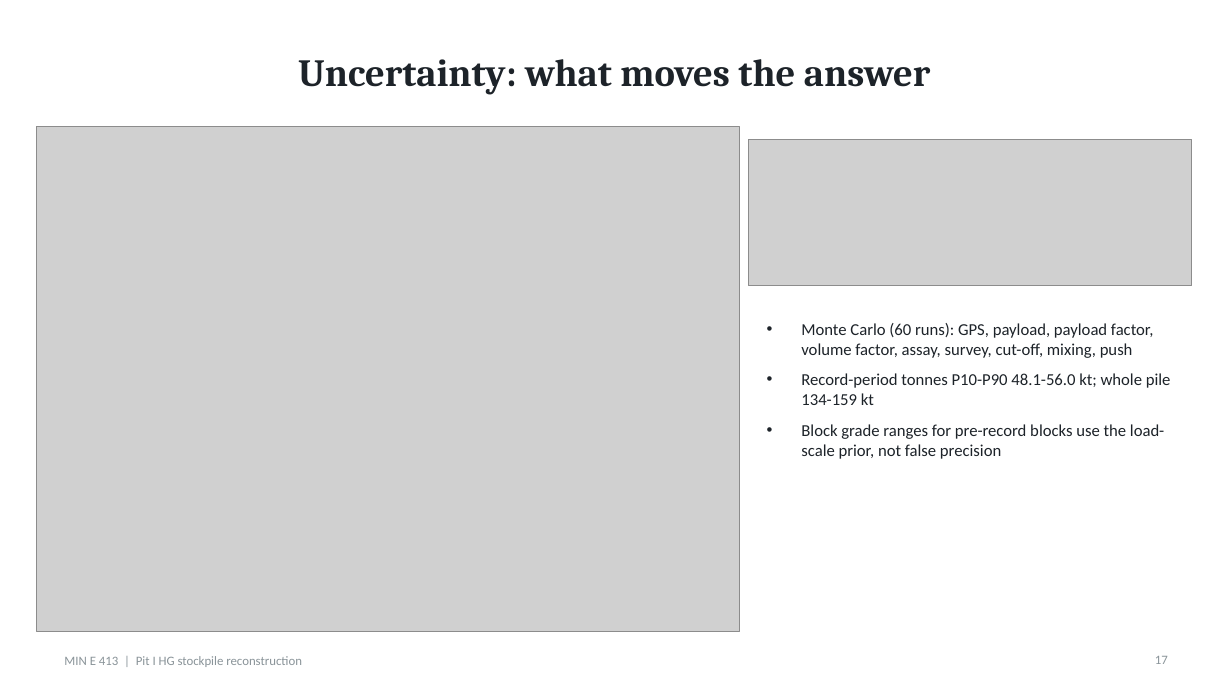
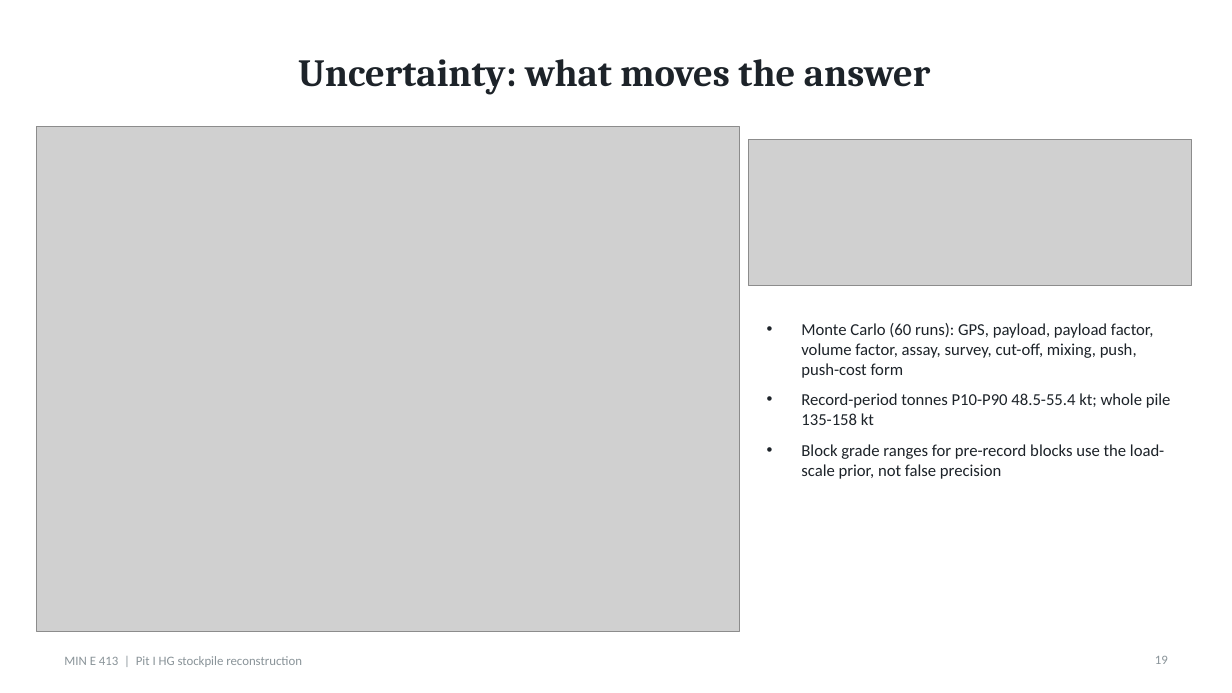
Before and after one commit to evreythi/mine413, a slide deck: slide 19 of docs/build/D7_Presentation.pptx (slide 17 before the commit). Drawn at 1232x693 pixels with LibreOffice and Linux fonts; fonts in the diff are those of the drawing; grey boxes stand for pictures. Boxes give left, top, right and bottom in pixels: in the first picture for what was removed or moved away, otherwise in the second. Text is boxed around its words. In the diff, an @@ line names an element or a change of style, - is before the commit and + after.

```diff
--- a/docs/build/D7_Presentation.pptx
+++ b/docs/build/D7_Presentation.pptx
@@ text at <box>801,323,1171,425</box>: text changed @@
-• Monte Carlo (60 runs): GPS, payload, payload factor, volume factor, assay, survey, cut-off, mixing, push
-• Record-period tonnes P10-P90 48.1-56.0 kt; whole pile 134-159 kt
+• Monte Carlo (60 runs): GPS, payload, payload factor, volume factor, assay, survey, cut-off, mixing, push, push-cost form
+• Record-period tonnes P10-P90 48.5-55.4 kt; whole pile 135-158 kt
```
Also in this commit, not shown: 8 other slides changed, 3 slides added, 49 other files.
